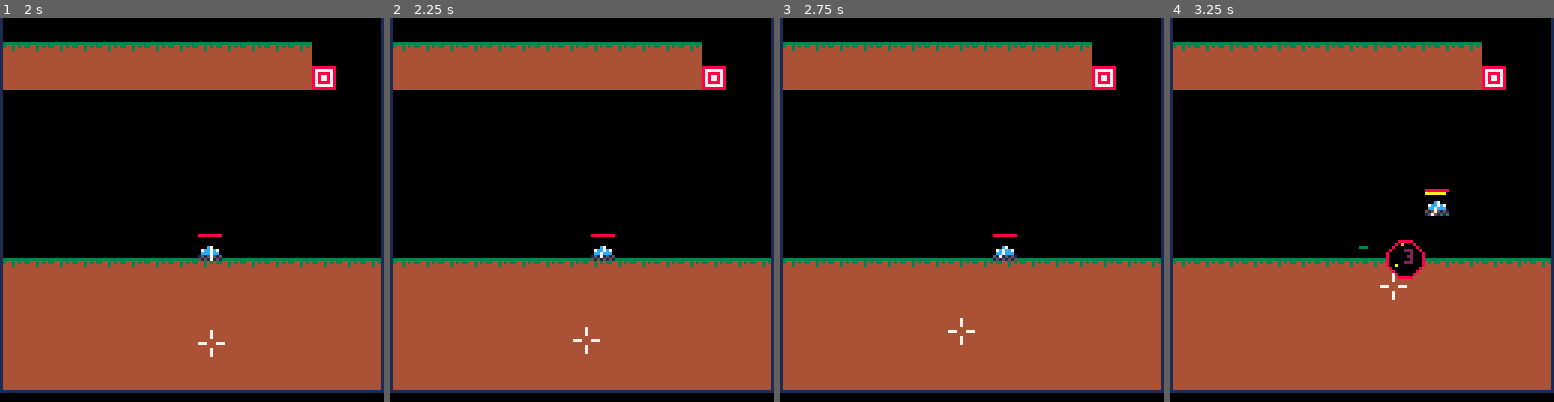
Above: before the commit, frames 1-4 (left to right).
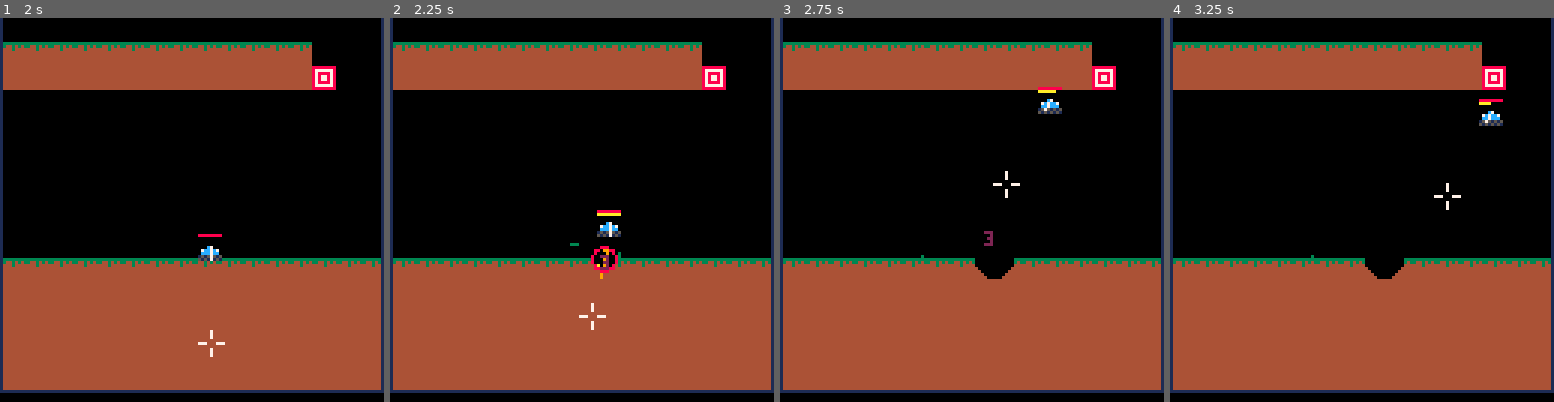
Above: after the commit, the same moments.

Repository: MarrMann/tanks.p8
Game: PICO-8 cartridge tanks.p8
The game is run twice, just before and just after one commit, with the same random seed, the same clock (stepped at 60 frames per second) and the same inputs.
Inputs:
- Up to frame 1 (2 s): tap X (X key) at 0.33, 1.07, 1.85 s; tap O (Z key) at 0.7, 1.7 s; hold Right from 1.6 s (still down); hold P2 Left from 1.6 s (still down)
- Up to frame 2 (2.25 s): release Right at 2.1 s; release P2 Left at 2.1 s; tap O (Z key) at 2.1 s; hold Up from 2.15 s (still down); hold P2 Down from 2.15 s (still down)
- Up to frame 3 (2.75 s): release Up at 2.42 s; release P2 Down at 2.42 s; hold Right from 2.47 s (still down); hold P2 Left from 2.47 s (still down); tap O (Z key) at 2.5 s
- Up to frame 4 (3.25 s): tap O (Z key) at 2.9 s; tap X (X key) at 2.97 s; release Right at 3.03 s; release P2 Left at 3.03 s; hold Left from 3.08 s (still down); hold P2 Right from 3.08 s (still down)

Frame 1 is identical in both runs. In frame 2, 0.9% of the frame differs, in the area x 46-61%, y 50-88%; in frame 3, 1.1%; in frame 4, 1.4%, in the area x 36-87%, y 21-74%.

Commit message:
Use player 2 controls for power adjustment

Diff:
--- a/tanks.p8
+++ b/tanks.p8
@@ -80,12 +80,9 @@
 -->8
 // player stuff
 
-x_hold_frames = 0
-x_tap = 7
-
 function handle_input()
 	if gameover then
-		if btn(❎) then
+		if btn(🅾️) then
 			_init()
 		end
 		return
@@ -120,29 +117,21 @@
 	end
 
 	-- shooting
-	if btn(❎) then --holding ❎
-		x_hold_frames += 1
-	elseif x_hold_frames > 0 then
-		if x_hold_frames <= x_tap then
-			if (p.cur_cd <= 0) then
-				shoot(p.x,p.y,p.t_angle,p.pow,p.id)
-				p.cur_cd = p.cd
-			end
-		end
-		x_hold_frames = 0
-	end
-
-	if x_hold_frames > x_tap then
-		if btn(⬆️) then p.pow += 0.02 end
-		if btn(⬇️) then p.pow -= 0.02 end
-		p.pow=min(1.0,max(0.0,p.pow))
-		if btn(⬆️) or btn(⬇️) then
-			sfx(0, 3, p.pow*31, 2)
-		end
-	else
-		if btn(⬆️) then p.t_angle += 0.01 end
-		if btn(⬇️) then p.t_angle -= 0.01 end
-	end
+	if btnp(🅾️) and p.cur_cd <= 0 then --z
+		shoot(p.x,p.y,p.t_angle,p.pow,p.id)
+		p.cur_cd = p.cd
+	end
+
+	--power
+	if btn(⬇️,1) then p.pow += 0.02 end --d
+	if btn(❎) then p.pow -= 0.02 end --x
+	p.pow=min(1.0,max(0.0,p.pow))
+	if btn(⬇️,1) or btn(❎) then
+		sfx(0, 3, p.pow*31, 2)
+	end
+	--angle
+	if btn(⬆️) then p.t_angle += 0.01 end
+	if btn(⬇️) then p.t_angle -= 0.01 end
 
 	if prev_x != p.x then
 		p.move = true
@@ -218,14 +207,14 @@
 	p.x += 4
 	p.y += 6
 
-	// turret
+	-- turret
 	local tur_x = sin(p.t_angle)*4
 	local tur_y = cos(p.t_angle)*4
 	local t_end_x=p.x+tur_x
 	local t_end_y=p.y-3+tur_y
 	line(p.x, p.y-3, t_end_x, t_end_y, 7)
 
- // crosshair
+ -- crosshair
  local cross_x = p.x+tur_x*8
  local cross_y = p.y-3+tur_y*8
  line(cross_x-2,cross_y,cross_x-4,cross_y,7)
@@ -233,8 +222,8 @@
  line(cross_x,cross_y-2,cross_x,cross_y-4,7)
  line(cross_x,cross_y+2,cross_x,cross_y+4,7)
 
- // power
- if btn(❎) and x_hold_frames > x_tap then
+ -- power
+ if btn(⬇️,1) or btn(❎) then
 	 local pow_col = 8
 	 if p.pow > 0.33 then pow_col=9 end
 	 if p.pow > 0.66 then pow_col=11 end
@@ -923,24 +912,12 @@
 
 function load_room(x,y)
  // clear
-	for t in all(targets) do
-		del(targets, t)
-	end
-	for e in all(dumb_enemies) do
-		del(dumb_enemies, e)
-	end
-	for s in all(shots) do
-		del(shots, s)
-	end
-	for mp in all(map_parts) do
-		del(map_parts, mp)
-	end
-	for p in all(parts) do
-		del(parts, p)
-	end
-	for exp in all(exps) do
-		del(exps, exp)
-	end
+	del_table_contents(targets)
+	del_table_contents(dumb_enemies)
+	del_table_contents(shots)
+	del_table_contents(map_parts)
+	del_table_contents(parts)
+	del_table_contents(exps)
 
 	// room wrapping
 	if x < 0 then
@@ -991,6 +968,12 @@
 	fix_player_spawn()
 end
 
+function del_table_contents(tbl)
+	for t in all(tbl) do
+		del(tbl, t)
+	end
+end
+
 function remove_tile(x,y)
 	for tx=x,x+7 do
 		for ty=y,y+7 do
@@ -1130,14 +1113,12 @@
 -->8
 --todo
 
---bugs
----there seems to be a delay(?)
---when you clear a level and try
---to move to the next, before
---the walls actually disappear.
---visually they dissapear immediately
----weird behavior when you rocket jump
----and hit a corner
+--performance:
+---could consider batch removal of
+---dirt in explosions, e.g.
+----1. loop over all explosions,
+----get pixels for removal back
+----2. batch remove all pixels
 
 --experiment with using player 2
 --controls for aiming
@@ -1150,7 +1131,6 @@
 
 --thoughts
 ---should timing reset when you press too early?
----should shots bounce or explode on wall bounds?
 ---maybe the player should spawn on a preset location each level?
 -->8
 --ui
